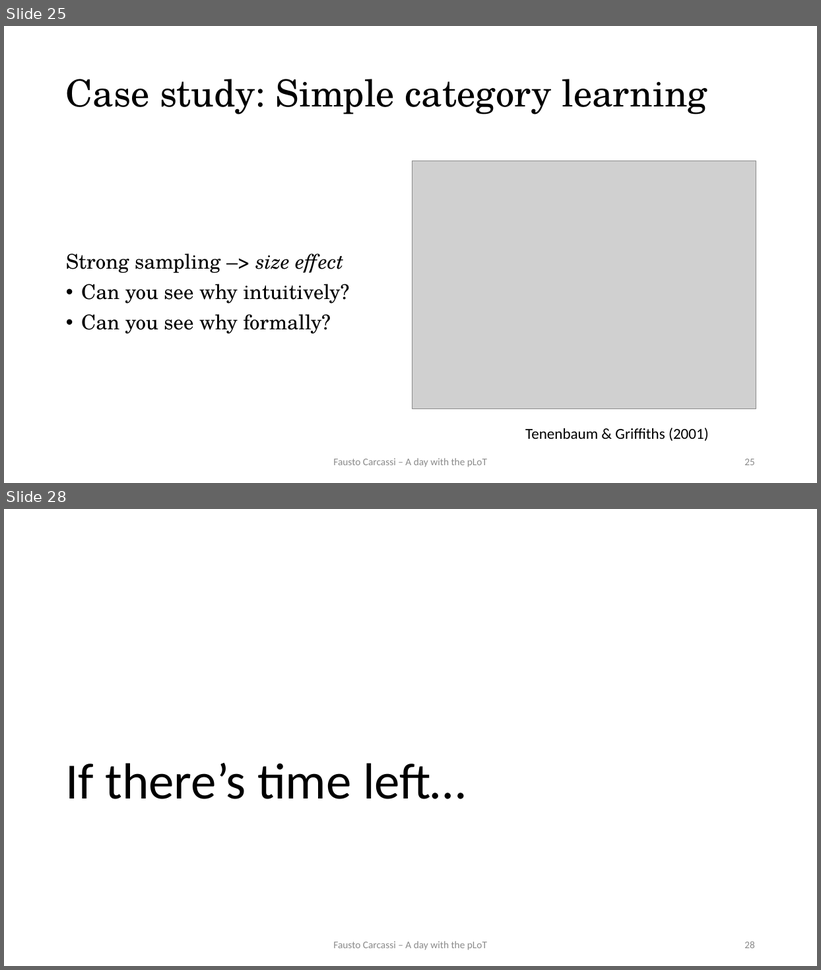
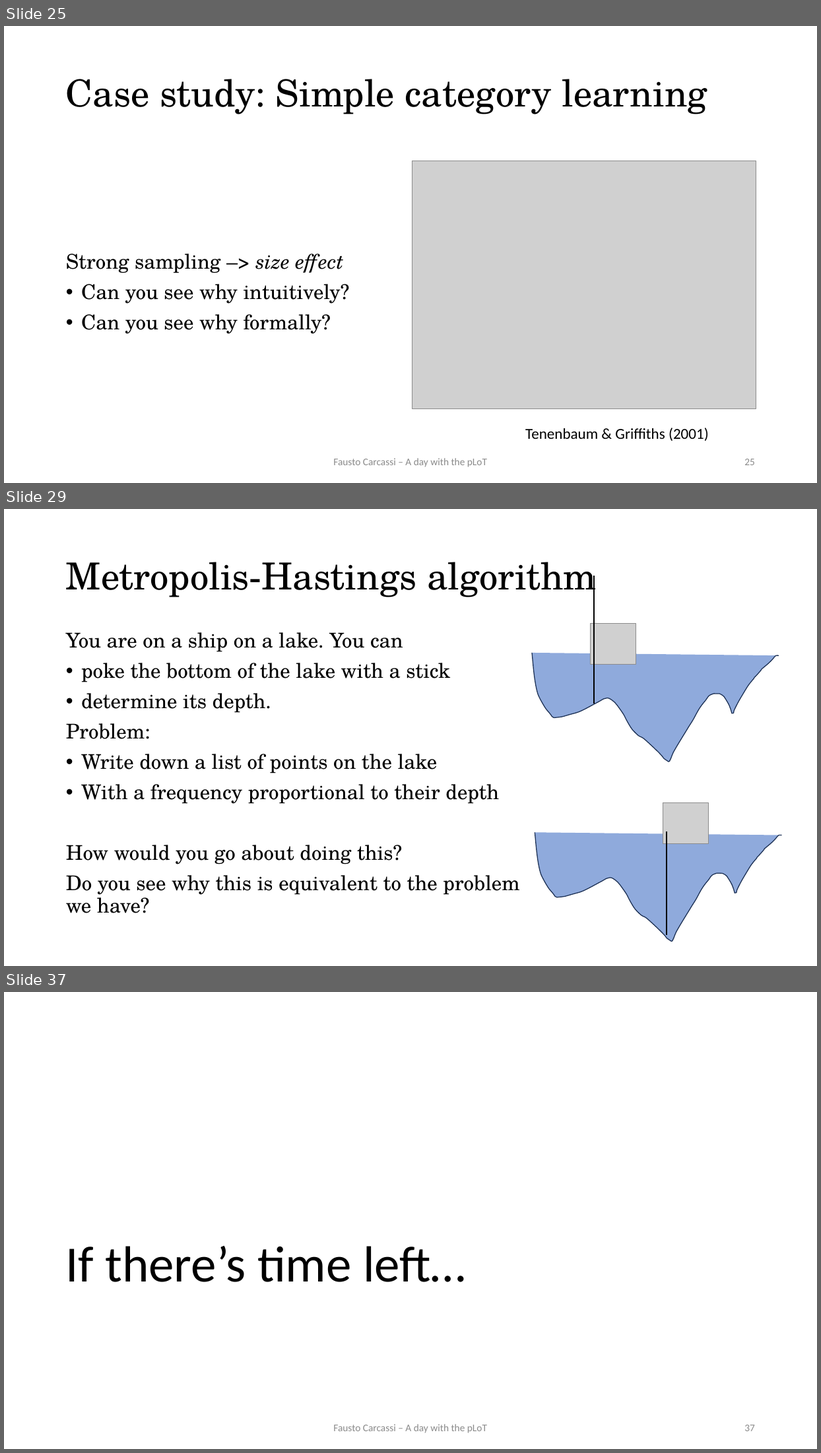
Before and after one commit to thelogicalgrammar/pLoT_workshop, a slide deck: book/lectures/2.pptx. Shown one above the other, each under a label of ours: slides 25 and 28 before the commit, slides 25, 29 and 37 after it; the slides between them are not shown. The pictures are 821x970 and 821x1453 pixels, drawn with LibreOffice and Linux fonts; fonts in the diff are those of the drawing; grey boxes stand for pictures. Boxes give left, top, right and bottom in pixels: in the first picture for what was removed or moved away, otherwise in the second. Text is boxed around its words. In the diff, an @@ line names an element or a change of style, - is before the commit and + after.

```diff
--- a/book/lectures/2.pptx
+++ b/book/lectures/2.pptx
@@ slide 29 added at (4, 509, 817, 966), background #FFFFFF @@
@@ title added at (66, 562, 597, 601), 44 pt, text #000000 @@
+Metropolis-Hastings algorithm
@@ line added from (595, 576) to (595, 704), #000000 2.25 pt @@
@@ picture added at (590, 624, 636, 665) @@
@@ text added at (66, 632, 519, 914), 24 pt, text #000000 @@
+You are on a ship on a lake. You can
+• poke the bottom of the lake with a stick
+• determine its depth.
+Problem:
+• Write down a list of points on the lake
+• With a frequency proportional to their depth
+How would you go about doing this?
+Do you see why this is equivalent to the problem we have?
@@ freeform shape added at (527, 644, 780, 767), fill #8FAADC, outline #1E3256 1 pt @@
@@ picture added at (663, 803, 708, 844) @@
@@ freeform shape added at (531, 823, 782, 947), fill #8FAADC, outline #1E3256 1 pt @@
@@ line added from (667, 832) to (667, 935), #000000 2.25 pt @@
@@ what was slide 28 is now slide 37 @@
@@ page number at (745, 1425, 755, 1432): text changed @@
-28
+37
```
Also in this commit, not shown: 4 slides changed, 9 other slides added, 8 other files.
